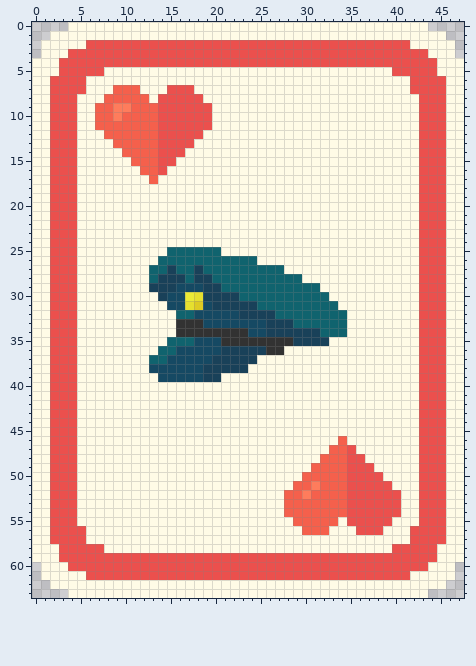
File history of a pixel-art sprite, sprites/hearts/hearts_jack.png. This is how it looked before the edit.
The file is 48x64 pixels.
Now the later version:
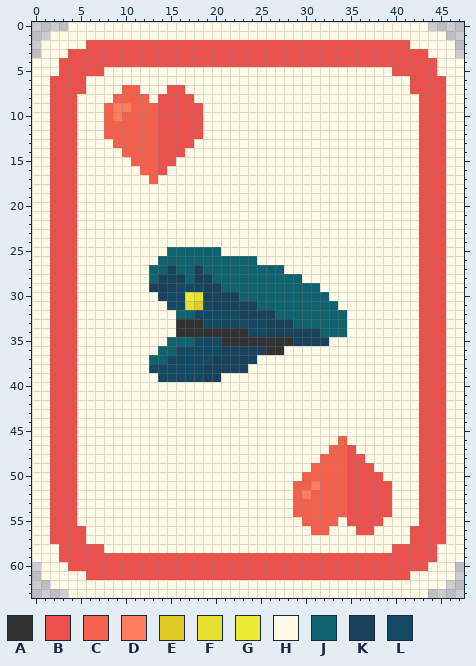
Palette (. is transparent): A #323232  B #eb504d  C #f5604c  D #ff7c5c  E #decb23  F #e6e02f  G #ebeb36  H #fffbe6  J #10636e  K #194159  L #154963
Diff:
{"y":7,"x":9,"old":"C","new":"H"}
{"y":7,"x":17,"old":"B","new":"H"}
{"y":8,"x":8,"old":"C","new":"H"}
{"y":8,"x":18,"old":"B","new":"H"}
{"y":9,"x":7,"old":"C","new":"H"}
{"y":9,"x":19,"old":"B","new":"H"}
{"y":10,"x":7,"old":"C","new":"H"}
{"y":10,"x":19,"old":"B","new":"H"}
{"y":11,"x":7,"old":"C","new":"H"}
{"y":11,"x":19,"old":"B","new":"H"}
{"y":52,"x":28,"old":"C","new":"H"}
{"y":52,"x":40,"old":"B","new":"H"}
{"y":53,"x":28,"old":"C","new":"H"}
{"y":53,"x":40,"old":"B","new":"H"}
{"y":54,"x":28,"old":"C","new":"H"}
{"y":54,"x":40,"old":"B","new":"H"}
{"y":55,"x":29,"old":"C","new":"H"}
{"y":55,"x":39,"old":"B","new":"H"}
{"y":56,"x":30,"old":"C","new":"H"}
{"y":56,"x":38,"old":"B","new":"H"}
